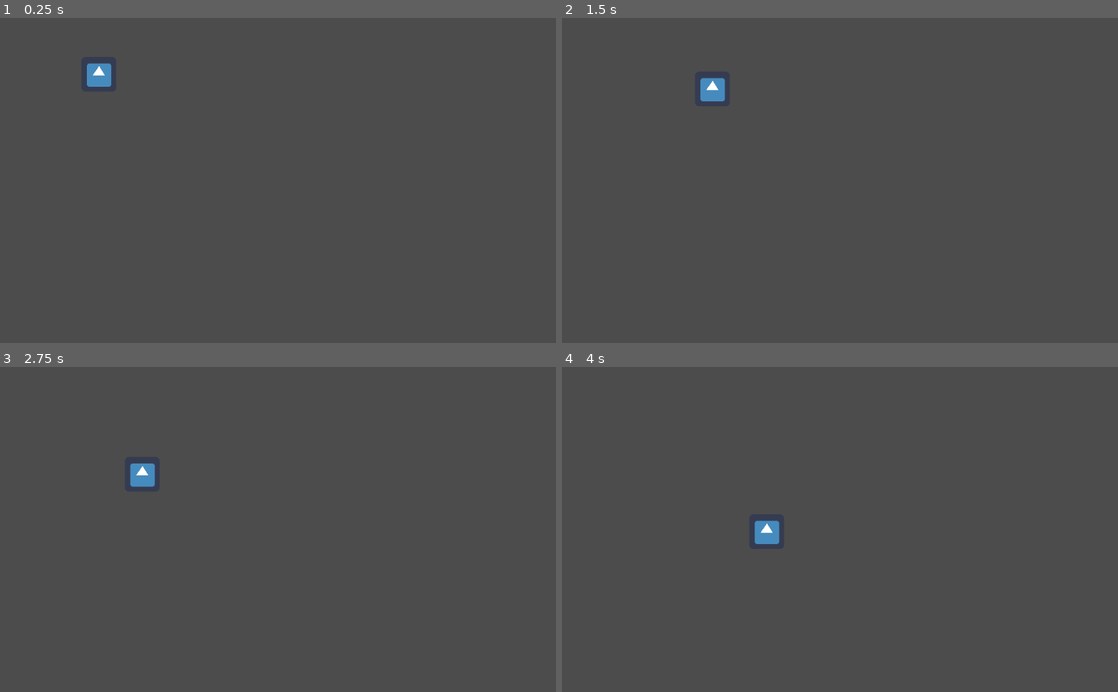
Above: before the commit, frames 1-4 (two rows, left to right).
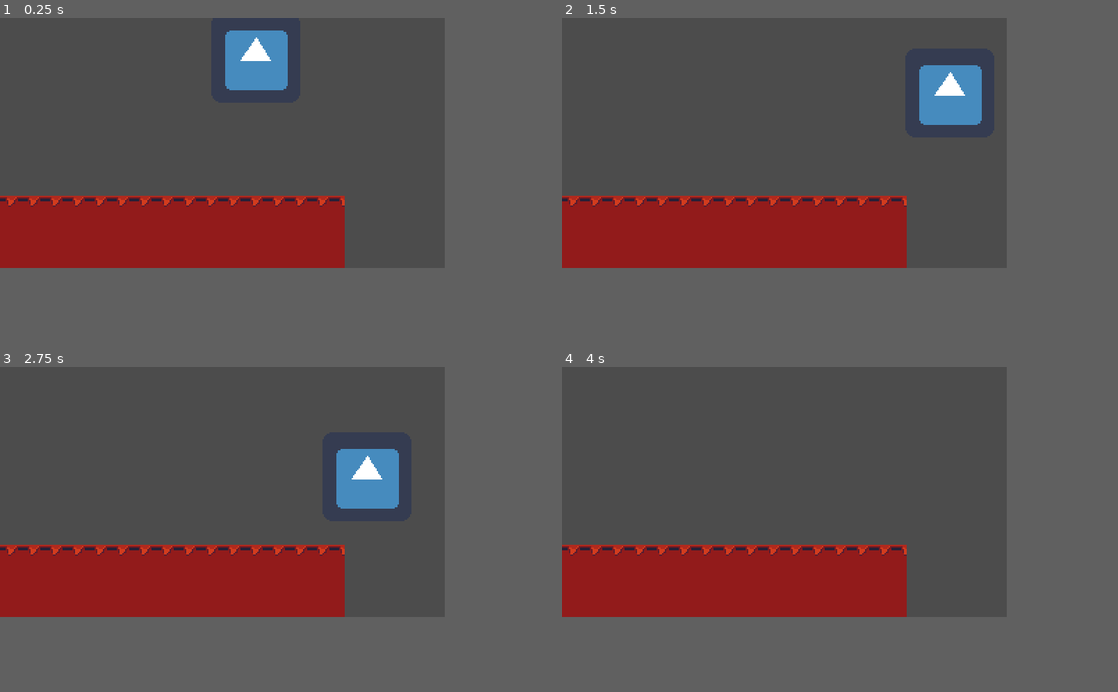
Above: after the commit, the same moments.

Repository: Pikmin4please/Supreme-Disco
Game: Godot game, scene res://World.tscn
The game is run twice, just before and just after one commit, with the same random seed, the same clock (stepped at 60 frames per second) and the same inputs. The engine's default icon, where the game draws it, is replaced by a stand-in: a white triangle on a blue panel in a dark square.
Inputs:
- Up to frame 1 (0.25 s): no input
- Up to frame 2 (1.5 s): hold Right (ui_right) from 0.53 s (still down); tap Space (ui_select) at 0.77 s
- Up to frame 3 (2.75 s): tap Space (ui_select) at 1.52 s; release Right (ui_right) at 2.03 s; hold Left (ui_left) from 2.03 s (still down)
- Up to frame 4 (4 s): release Left (ui_left) at 2.78 s; hold Right (ui_right) from 2.78 s (still down); tap Space (ui_select) at 3.02, 3.77 s
In our replay, the window is 800x468 before the commit and 640x360 after it. These sizes can differ from the game's own. Grey fills any space a smaller window leaves; there, only what the larger window draws over its background counts as a difference.

The runs differ from the first frame. In frame 1, 16% of the frame differs, in the area x 0-62%, y 3-77%; in frame 2, 16%, in the area x 0-76%, y 14-77%; in frame 3, 16%; in frame 4, 14%.

Commit message:
Continued player gameplay

Diff:
--- a/Player.gd
+++ b/Player.gd
@@ -1,12 +1,14 @@
 extends KinematicBody2D
 
 export (int) var speed = 100
-export (int) var jump_speed = 50
-export (int) var gravity = 25
+export (int) var jump_speed = -400
+export (int) var gravity = 1200
+
 
 var velocity = Vector2.ZERO
 
 func get_input():
+	velocity = Vector2.ZERO
 	if Input.is_action_pressed("ui_right"):
 		velocity.x = speed
 	if Input.is_action_pressed("ui_left"):
@@ -14,7 +16,8 @@
 	if Input.is_action_just_pressed("ui_up") and is_on_floor():
 		velocity.y = jump_speed
 
-func _process(delta):
+func _physics_process(delta):
 	get_input()
+	print(is_on_floor())
 	velocity.y += gravity * delta
 	velocity = move_and_slide(velocity, Vector2(0,-1))
--- a/Player.tscn
+++ b/Player.tscn
@@ -1,7 +1,10 @@
-[gd_scene load_steps=3 format=2]
+[gd_scene load_steps=4 format=2]
 
 [ext_resource path="res://Player.gd" type="Script" id=1]
 [ext_resource path="res://icon.png" type="Texture" id=2]
+
+[sub_resource type="RectangleShape2D" id=1]
+extents = Vector2( 28.4097, 29.7533 )
 
 [node name="Player" type="KinematicBody2D"]
 script = ExtResource( 1 )
@@ -10,3 +13,4 @@
 texture = ExtResource( 2 )
 
 [node name="CollisionShape2D" type="CollisionShape2D" parent="."]
+shape = SubResource( 1 )
--- a/World.tscn
+++ b/World.tscn
@@ -1,8 +1,24 @@
-[gd_scene load_steps=2 format=2]
+[gd_scene load_steps=3 format=2]
 
 [ext_resource path="res://Player.tscn" type="PackedScene" id=1]
+[ext_resource path="res://test_floor.tscn" type="PackedScene" id=2]
 
 [node name="World" type="Node"]
 
 [node name="Player" parent="." instance=ExtResource( 1 )]
-position = Vector2( 182.196, 103.028 )
+position = Vector2( 184, 24 )
+
+[node name="test_floor" parent="." instance=ExtResource( 2 )]
+position = Vector2( 24, 160 )
+
+[node name="test_floor2" parent="." instance=ExtResource( 2 )]
+position = Vector2( 72, 160 )
+
+[node name="test_floor3" parent="." instance=ExtResource( 2 )]
+position = Vector2( 216, 160 )
+
+[node name="test_floor4" parent="." instance=ExtResource( 2 )]
+position = Vector2( 168, 160 )
+
+[node name="test_floor5" parent="." instance=ExtResource( 2 )]
+position = Vector2( 120, 160 )
--- a/project.godot
+++ b/project.godot
@@ -18,6 +18,13 @@
 config/name="supreme-disco"
 run/main_scene="res://World.tscn"
 config/icon="res://icon.png"
+
+[display]
+
+window/size/width=320
+window/size/height=180
+window/stretch/mode="2d"
+window/stretch/aspect="keep"
 
 [importer_defaults]
 
--- /dev/null
+++ b/test_floor.tscn
@@ -0,0 +1,17 @@
+[gd_scene load_steps=3 format=2]
+
+[ext_resource path="res://Testing_Floor.png" type="Texture" id=1]
+
+[sub_resource type="RectangleShape2D" id=1]
+extents = Vector2( 32, 32 )
+
+[node name="test_floor" type="StaticBody2D"]
+__meta__ = {
+"_edit_group_": true
+}
+
+[node name="Sprite" type="Sprite" parent="."]
+texture = ExtResource( 1 )
+
+[node name="CollisionShape2D" type="CollisionShape2D" parent="."]
+shape = SubResource( 1 )
Binary file added: Testing_Floor.png
Not shown, added: Testing_Floor.png.import
Not shown, changed: .DS_Store
